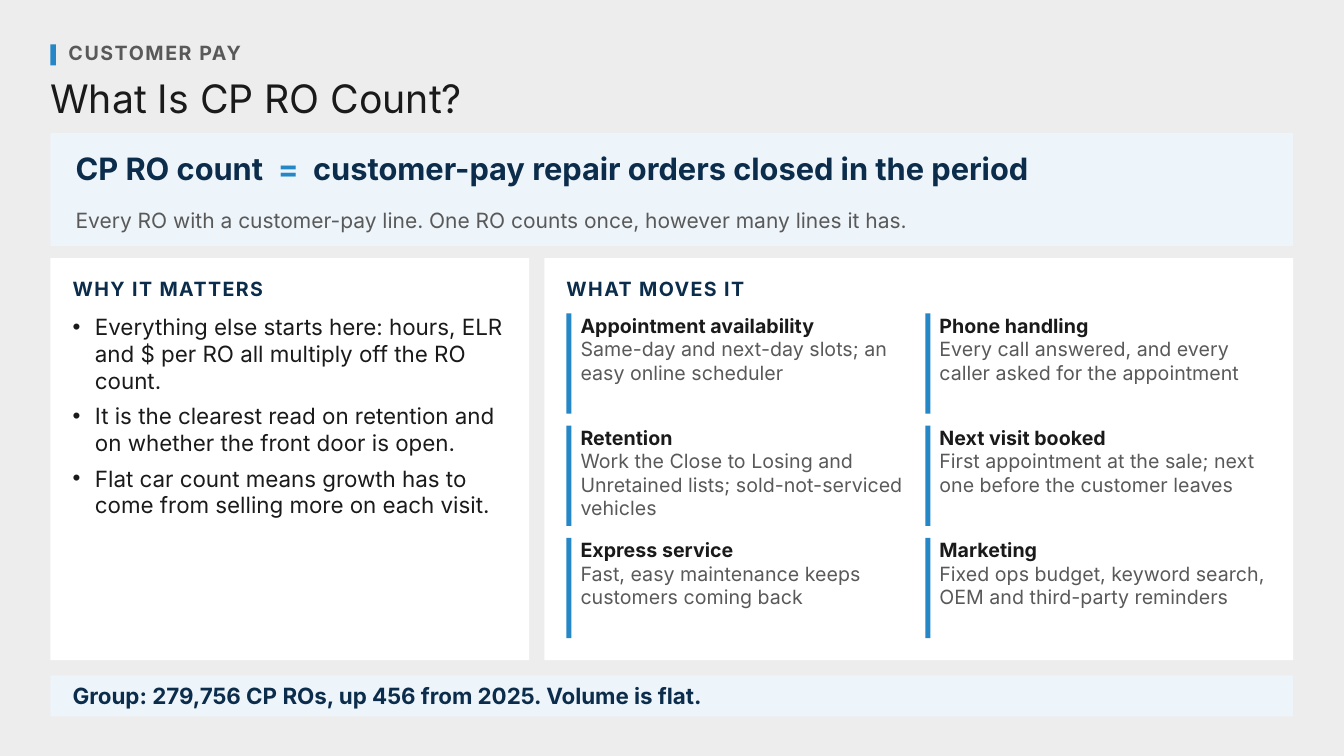
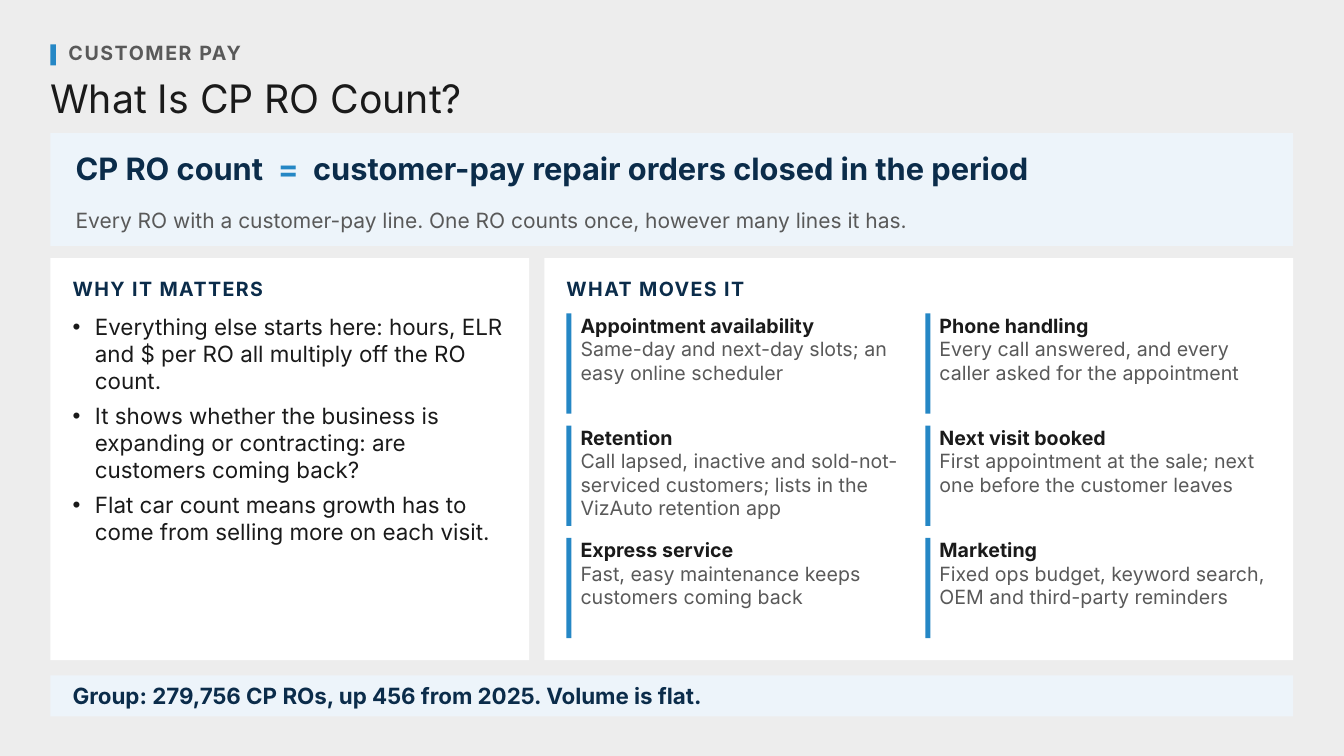
Before and after one commit to Ndresner/Noah, a slide deck: slide 37 of day2-deck/decks/Fixed Ops - Day 2 Example Test Deck.pptx. Drawn at 1344x756 pixels with LibreOffice and Linux fonts; fonts in the diff are those of the drawing. Boxes give left, top, right and bottom in pixels: in the first picture for what was removed or moved away, otherwise in the second. Text is boxed around its words. In the diff, an @@ line names an element or a change of style, - is before the commit and + after.

```diff
--- a/day2-deck/decks/Fixed Ops - Day 2 Example Test Deck.pptx
+++ b/day2-deck/decks/Fixed Ops - Day 2 Example Test Deck.pptx
@@ text at box(95, 407, 439, 483): text changed @@
-• It is the clearest read on retention and on whether the front door is open.
+• It shows whether the business is expanding or contracting: are customers coming back?
@@ text at box(581, 453, 897, 519): text changed @@
-Work the Close to Losing and Unretained lists; sold-not-serviced vehicles
+Call lapsed, inactive and sold-not-serviced customers; lists in the VizAuto retention app
```
Also in this commit, not shown: 6 other slides changed, 9 slides added, 15 slides removed, 9 other files.
